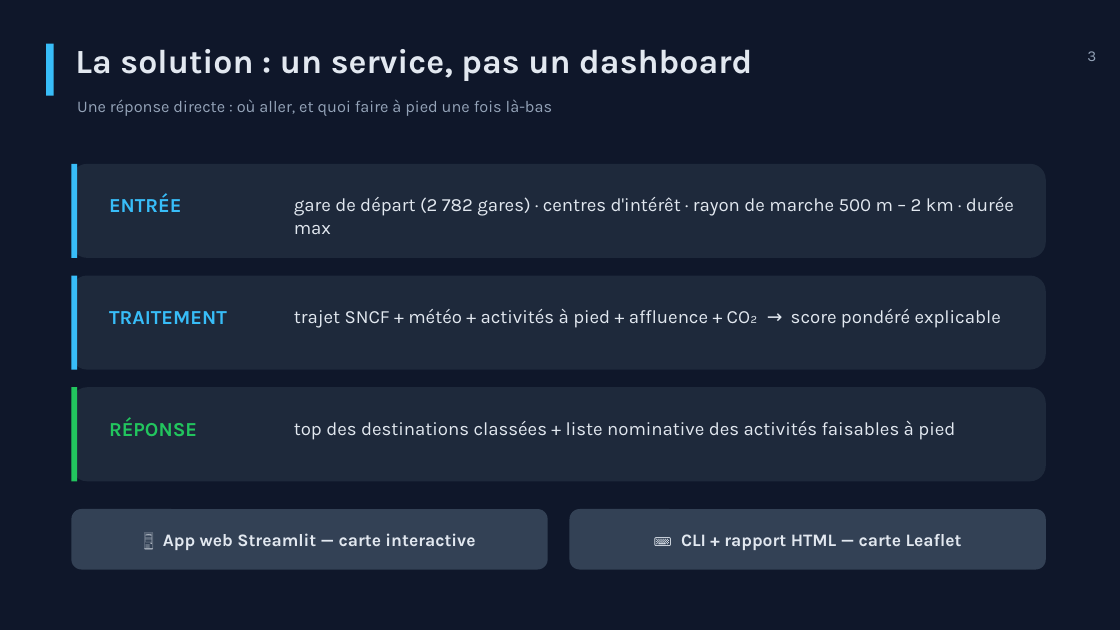
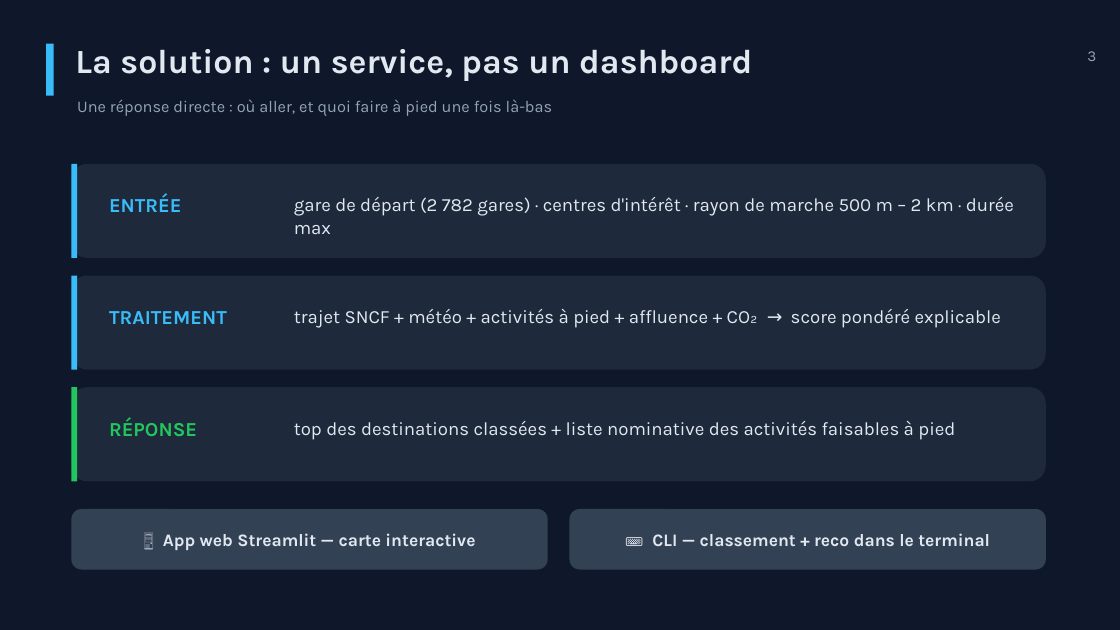
Before and after one commit to ilya32e/Tourisme-en-train, a slide deck: slide 3 of docs/presentation_escapade_v2.pptx. Drawn at 1120x630 pixels with LibreOffice and Linux fonts; fonts in the diff are those of the drawing. Boxes give left, top, right and bottom in pixels: in the first picture for what was removed or moved away, otherwise in the second. Text is boxed around its words. In the diff, an @@ line names an element or a change of style, - is before the commit and + after.

```diff
--- a/docs/presentation_escapade_v2.pptx
+++ b/docs/presentation_escapade_v2.pptx
@@ text at (x1=652, y1=533, x2=990, y2=546): text changed @@
-⌨️ CLI + rapport HTML — carte Leaflet
+⌨️ CLI — classement + reco dans le terminal
```
Also in this commit, not shown: 3 other slides changed, 1 slide added, 1 slide removed, 2 other files.
